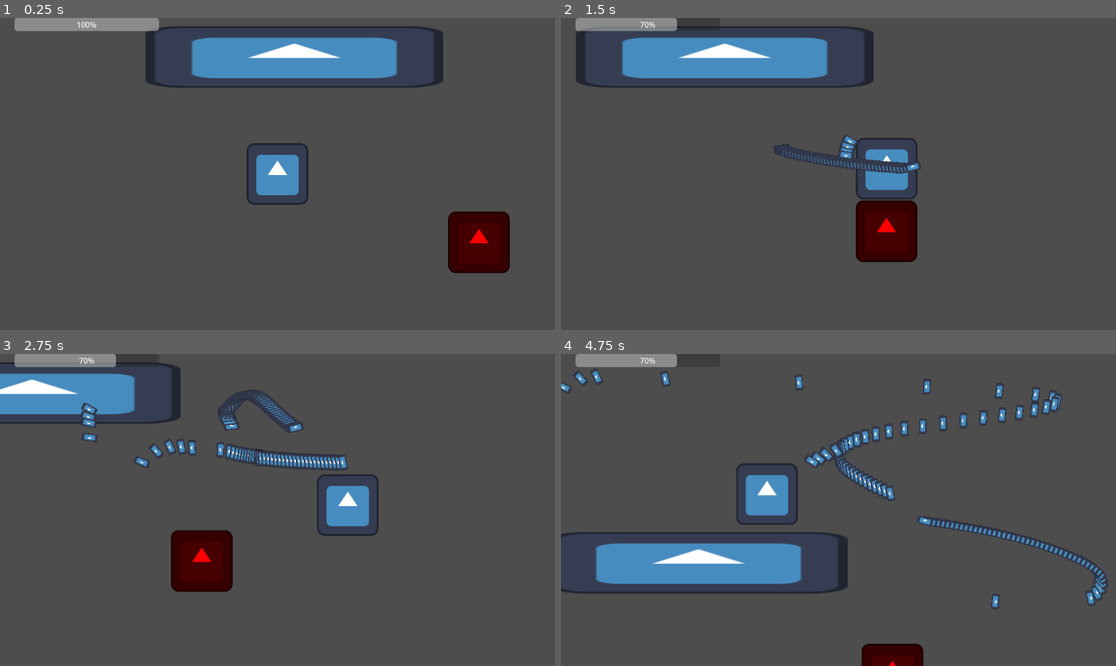
Above: before the commit, frames 1-4 (two rows, left to right).
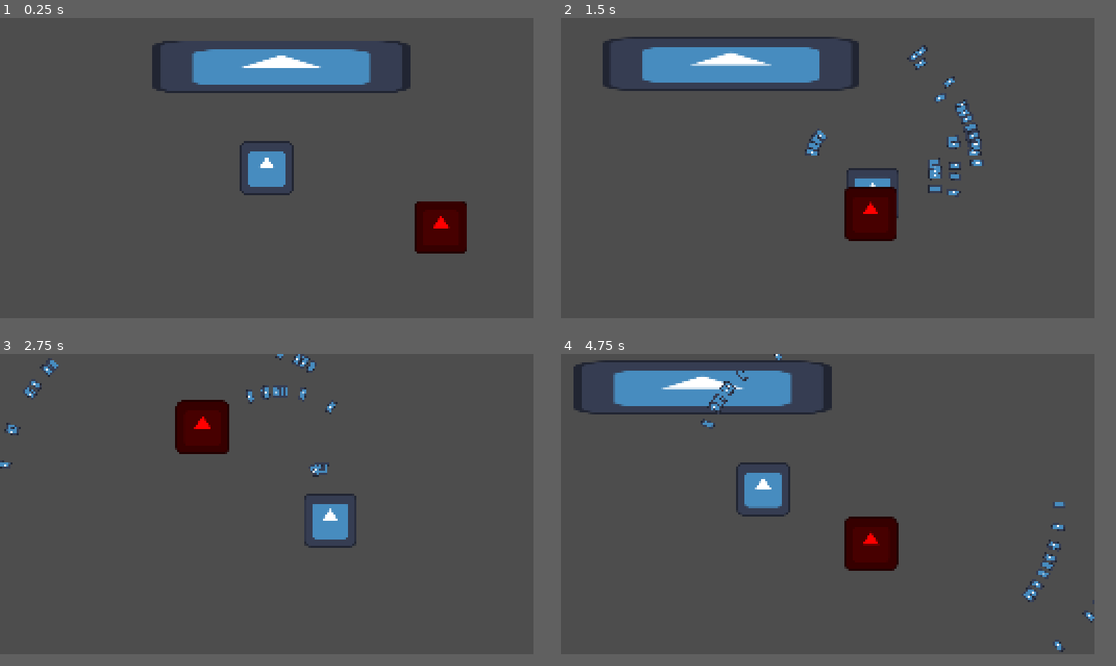
Above: after the commit, the same moments.

Repository: Takexin/insanity-death
Game: Godot game, scene res://main.tscn
Two runs of this game, one before a commit and one after it. Both use one fixed random seed, a clock stepped at 60 frames per second and the inputs below. The engine's default icon, where the game draws it, is replaced by a stand-in: a white triangle on a blue panel in a dark square.
Inputs (mouse positions are in pixels of both pictures, inside the frame that each line leads up to):
- Up to frame 1 (0.25 s): no input
- Up to frame 2 (1.5 s): move the mouse to (960, 158) at 0.52 s; press the mouse at (960, 158) at 0.53 s; hold D (actionRight) 0.53-1.28 s; move the mouse to (727, 189) at 1.27 s; release the mouse at (727, 189) at 1.28 s; hold S (actionDown) from 1.28 s (still down); click (727, 189) at 1.35 s
- Up to frame 3 (2.75 s): move the mouse to (333, 441) at 2.02 s; release S (actionDown) at 2.03 s; press the mouse at (333, 441) at 2.03 s; hold D (actionRight) from 2.03 s (still down)
- Up to frame 4 (4.75 s): move the mouse to (810, 572) at 2.77 s; release D (actionRight) at 2.78 s; release the mouse at (810, 572) at 2.78 s; hold W (actionUp) 2.78-3.53 s; click (810, 572) at 2.85 s; move the mouse to (1005, 556) at 3.52 s; press the mouse at (1005, 556) at 3.53 s; hold A (actionLeft) from 3.53 s (still down); move the mouse to (672, 463) at 4.27 s; release the mouse at (672, 463) at 4.28 s; click (672, 463) at 4.35 s
In our replay, the window is 799x449 before the commit and 768x432 after it. These sizes can differ from the game's own. Grey fills any space a smaller window leaves; there, only what the larger window draws over its background counts as a difference.

The runs differ from the first frame. In frame 1, 10% of the frame differs, in the area x 2-92%, y 0-82%; in frame 2, 9.9%; in frame 3, 12%; in frame 4, 17%, in the area x 0-99%, y 0-100%.

Commit message:
gun template complete

Diff:
--- a/bulletCommon/bulletCommon.tscn
+++ b/bulletCommon/bulletCommon.tscn
@@ -7,7 +7,8 @@
 size = Vector2(32, 16)
 
 [node name="bulletCommon" type="CharacterBody2D"]
-position = Vector2(16, 0)
+collision_layer = 0
+collision_mask = 2
 script = ExtResource("1_fippu")
 
 [node name="Sprite2D" type="Sprite2D" parent="."]
@@ -15,7 +16,5 @@
 scale = Vector2(0.25, 0.125)
 texture = ExtResource("2_ap4gy")
 
-[node name="Area2D" type="Area2D" parent="."]
-
-[node name="CollisionShape2D" type="CollisionShape2D" parent="Area2D"]
+[node name="CollisionShape2D" type="CollisionShape2D" parent="."]
 shape = SubResource("RectangleShape2D_ap4gy")
--- a/bulletCommon/bullet_common.gd
+++ b/bulletCommon/bullet_common.gd
@@ -5,18 +5,26 @@
 var initialSpeed : float = 0.0
 var targetSpeed : float = 0.0
 var accel : float = 0.0
-
-signal hitEnemy
+var speed : float = 0.0
+var cooldown : float = 0.0
+signal enemyHit
 
 func _ready() -> void:
-    direction = Vector2.RIGHT.rotated(global_rotation)
-    velocity.x = initialSpeed * direction.x
-    velocity.y = initialSpeed * direction.y
+	direction = direction.rotated(global_rotation)
+	speed = initialSpeed
+
+	await get_tree().create_timer(cooldown).timeout
+	queue_free()
 
 func _on_area_2d_body_entered(body:Node2D) -> void:
-    if body.is_in_group("enemy"):
-        hitEnemy.emit(damage)
+	if body.is_in_group("enemy"):
+		enemyHit.emit(damage)
+
 func _physics_process(delta: float) -> void:
-    velocity.x = move_toward(velocity.x, direction.x * targetSpeed*100, accel * delta * 100)
-    velocity.y = move_toward(velocity.y, direction.y * targetSpeed*100, accel * delta * 100)
-    move_and_slide()
+	speed = lerp(speed, targetSpeed, accel * delta)
+	velocity = direction * speed * delta * 300
+
+	#velocity = direction * 10**targetSpeed
+	var collision  = move_and_collide(velocity * delta)
+	if collision:
+		queue_free()
--- a/gunCommon/gunCommon.tscn
+++ b/gunCommon/gunCommon.tscn
@@ -5,13 +5,14 @@
 [sub_resource type="RectangleShape2D" id="RectangleShape2D_k8nq4"]
 
 [node name="GunCommon" type="Node2D"]
-rotation = -27.1783
+rotation = 16.3998
 scale = Vector2(1, -1)
 script = ExtResource("1_k8nq4")
 fireMode = 0
-bulletInitialSpeed = 1.0
-bulletTargetSpeed = 1.0
-bulletAccel = 1.0
+bulletLifeSpan = 1.0
+bulletInitialSpeed = 240.0
+bulletTargetSpeed = 240.0
+bulletAccel = 0.0
 bulletSpreadRange = 0.1
 dmgDropoff = 1.0
 
@@ -21,6 +22,6 @@
 shape = SubResource("RectangleShape2D_k8nq4")
 
 [node name="shootAnchor" type="Node2D" parent="."]
-position = Vector2(86.6596, -17.2659)
+position = Vector2(86, -16)
 
 [node name="cooldown" type="Timer" parent="."]
--- a/gunCommon/gun_common.gd
+++ b/gunCommon/gun_common.gd
@@ -4,7 +4,7 @@
 
 @export_group("Gun Properties")
 
-@export_range(0.1,5,0.05) var cooldown = 0.0
+@export_range(0.1,5,0.05) var fireRate = 1.0
 @export_range(0.1,1,0.05) var turnSpeed = 0.1
 @export_range(0,10,0.1) var recoil = 0.0
 @export_group("Bullet")
@@ -14,15 +14,17 @@
 		bulletType = value
 		notify_property_list_changed()
 
+var canShoot = true
 var fireModeEnum = {"Single" : 0, "Spread" : 1}
 var fireMode : int = 0:
 	set(value):
 		if value == fireMode : return
 		fireMode = value
 		notify_property_list_changed()
-var bulletInitialSpeed : float = 1.0
-var bulletTargetSpeed : float = 1.0
-var bulletAccel : float = 1.0
+var bulletLifeSpan : float = 1.0
+var bulletInitialSpeed : float = 240.0
+var bulletTargetSpeed : float = 240.0
+var bulletAccel : float = 0.0
 var dmgDropoff : float = 1.0
 
 var bulletAmmount : int = 1
@@ -39,32 +41,39 @@
 				"hint_string" : ",".join(fireModeEnum.keys())
 			})
 			ret.append({
+				"name" : &"bulletLifeSpan",
+				"type" : TYPE_FLOAT,
+				"usage" : PROPERTY_USAGE_DEFAULT,
+				"hint" : 1,
+				"hint_string": "0.0,10.0,0.05"
+			})
+			ret.append({
 				"name" : &"bulletInitialSpeed",
 				"type" : TYPE_FLOAT,
 				"usage" : PROPERTY_USAGE_DEFAULT,
 				"hint" : 1,
-				"hint_string": "0.1,10.0,0.05"
+				"hint_string": "0,400,5"
 			})
 			ret.append({
 				"name" : &"bulletTargetSpeed",
 				"type" : TYPE_FLOAT,
 				"usage" : PROPERTY_USAGE_DEFAULT,
 				"hint" : 1,
-				"hint_string": "0.1,10.0,0.05"
+				"hint_string": "0,400,5"
 			})
 			ret.append({
 				"name" : &"bulletAccel",
 				"type" : TYPE_FLOAT,
 				"usage" : PROPERTY_USAGE_DEFAULT,
 				"hint" : 1,
-				"hint_string": "0.1,10.0,0.05"
+				"hint_string": "0.0,10.0,0.05"
 			})
 			ret.append({
 				"name" : &"bulletSpreadRange",
 				"type" : TYPE_FLOAT,
 				"usage" : PROPERTY_USAGE_DEFAULT,
 				"hint" : 1,
-				"hint_string": "0.1,10.0,0.05"
+				"hint_string": "0.1,360.0,0.05"
 				})
 			ret.append({
 				"name" : &"dmgDropoff",
@@ -83,45 +92,41 @@
 				})
 
 		return ret
-@export var bullet:Resource
+@export var bullet:PackedScene
 
 @onready var player = get_parent()
 @onready var shootAnchor = $shootAnchor
 @onready var cooldownTimer = $cooldown
 
+func _ready() -> void:
+	randomize()
+
 func _physics_process(delta: float) -> void:
 	var mouse = get_global_mouse_position()
 
 	var turnRate = turnSpeed
-	#look_at(get_global_mouse_position())
-	#rotation = get_global_mouse_position().angle_to_point(position)
-	#print(get_angle_to(mouse))
-	#print(global_position - mouse)
-
 	if rotation > PI/2 or rotation < -PI/2:
 		scale.y = -1
 	else:
 		scale.y = 1
-	#look_at(mouse.lerp(global_position - mouse, 0.01))
-	# if ((atan2(mouse.y, mouse.x)) - rotation) < -1.8*PI:
 	rotation = lerpf(rotation, get_angle_to(mouse) + rotation, turnRate * delta * 25)
-	# rotation = (atan2(mouse.y, mouse.x))
-	#     rotate(lerpf( abs(atan2(mouse.y, mouse.x)) - rotation + 2*PI, 0, turnRate))
-	# else:
-	#     rotation = move_toward(rotation, get_global_mouse_position().angle_to_point(player.position), turnSlowness)
 
 
 func on_hit_enemy(damage : float):
 	pass
 
 func shoot():
-	var bulletInstance : Node2D = bullet.instantiate()
-	bulletInstance.global_position = shootAnchor.global_position
-	bulletInstance.top_level = true
-	bulletInstance.global_rotation = global_rotation
-
-	bulletInstance.initialSpeed = bulletInitialSpeed
-	bulletInstance.targetSpeed = bulletTargetSpeed
-	bulletInstance.accel = bulletAccel
-
-	add_child(bulletInstance)
+	if canShoot:
+		canShoot = false
+		for i in bulletAmmount:
+			var bulletInstance : Node2D = bullet.instantiate()
+			bulletInstance.global_position = shootAnchor.global_position
+			bulletInstance.top_level = true
+			bulletInstance.rotation = randfn(rotation, deg_to_rad(bulletSpreadRange))
+			bulletInstance.initialSpeed = bulletInitialSpeed
+			bulletInstance.targetSpeed = bulletTargetSpeed
+			bulletInstance.accel = bulletAccel
+			bulletInstance.cooldown = bulletLifeSpan
+			add_child(bulletInstance)
+		await get_tree().create_timer(1/fireRate).timeout
+		canShoot = true
--- a/player/player.tscn
+++ b/player/player.tscn
@@ -19,6 +19,7 @@
 shape = SubResource("CapsuleShape2D_rkbax")
 
 [node name="Camera2D" type="Camera2D" parent="."]
+zoom = Vector2(0.2, 0.2)
 process_callback = 0
 position_smoothing_enabled = true
 drag_horizontal_enabled = true
@@ -31,6 +32,7 @@
 [node name="CanvasLayer" type="CanvasLayer" parent="."]
 
 [node name="Control" type="Control" parent="CanvasLayer"]
+visible = false
 layout_mode = 3
 anchors_preset = 15
 anchor_right = 1.0
@@ -39,16 +41,19 @@
 grow_vertical = 2
 
 [node name="ProgressBar" type="ProgressBar" parent="CanvasLayer/Control"]
-layout_mode = 1
+layout_mode = 0
 offset_left = 30.0
 offset_right = 330.0
 offset_bottom = 27.0
 
 [node name="GunCommon" parent="." instance=ExtResource("3_g1dw6")]
-rotation = 100.443
+rotation = 540.388
 scale = Vector2(1.00112, -1)
-turnSpeed = 0.65
+fireRate = 5.0
+turnSpeed = 0.5
 bullet = ExtResource("4_yw30f")
-bulletInitialSpeed = 0.4
-bulletTargetSpeed = 10.0
-bulletAccel = 1.5
+fireMode = 1
+bulletTargetSpeed = 0.0
+bulletAccel = 2.3
+bulletSpreadRange = 16.05
+bulletAmmount = 10
--- a/project.godot
+++ b/project.godot
@@ -17,7 +17,10 @@
 
 [display]
 
-window/vsync/vsync_mode=0
+window/size/viewport_width=256
+window/size/viewport_height=144
+window/stretch/mode="viewport"
+window/stretch/aspect="expand"
 
 [file_customization]
 
@@ -62,3 +65,8 @@
 "events": [Object(InputEventMouseButton,"resource_local_to_scene":false,"resource_name":"","device":-1,"window_id":0,"a …(253 unchanged characters)…
 ]
 }
+
+[layer_names]
+
+2d_physics/layer_1="player"
+2d_physics/layer_2="enemy"
--- a/zombieCommon/zombieCommon.tscn
+++ b/zombieCommon/zombieCommon.tscn
@@ -11,6 +11,8 @@
 size = Vector2(134, 130)
 
 [node name="ZombieCommon" type="CharacterBody2D"]
+collision_layer = 2
+collision_mask = 2
 motion_mode = 1
 slide_on_ceiling = false
 floor_stop_on_slope = false
--- a/zombieCommon/zombie_common.gd
+++ b/zombieCommon/zombie_common.gd
@@ -1,8 +1,11 @@
 extends CharacterBody2D
+class_name zombie_common
 
+@export var HEALTH= 30
 @export var SPEED = 10
 @export var ACCEL = 60
 @export var DAMAGE = 10
+
 
 @onready var player = get_parent().get_node_or_null("Player")
 
@@ -29,6 +32,14 @@
 
 	move_and_slide()
 
+func _beforeDeathZombie():
+	pass
+func takeDamage(damage : float):
+	HEALTH -= damage
+	if HEALTH <= 0:
+		await _beforeDeathZombie()
+		queue_free()
+
 
 func _on_area_2d_body_entered(body: Node2D) -> void:
 	if body.is_in_group("player"):
